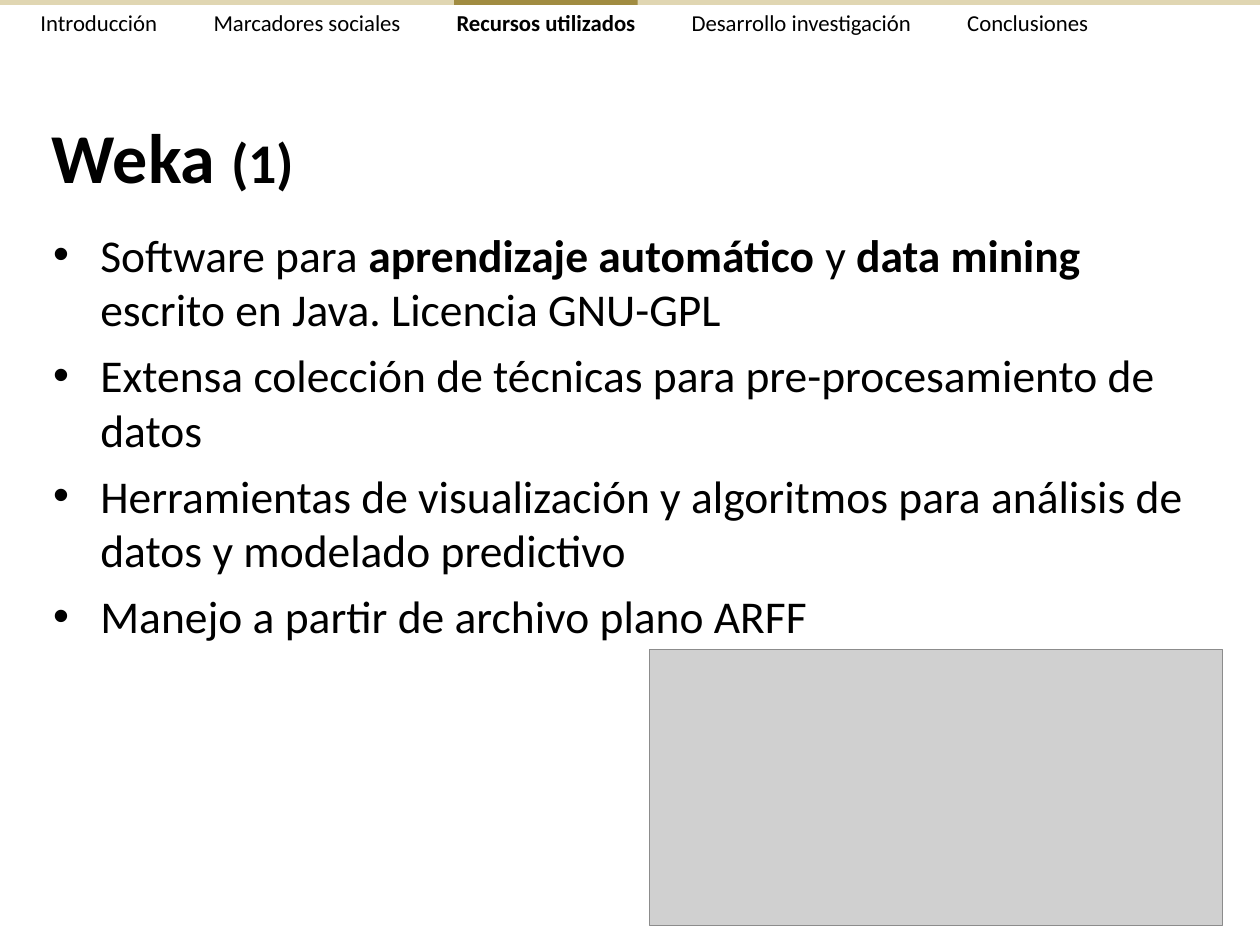
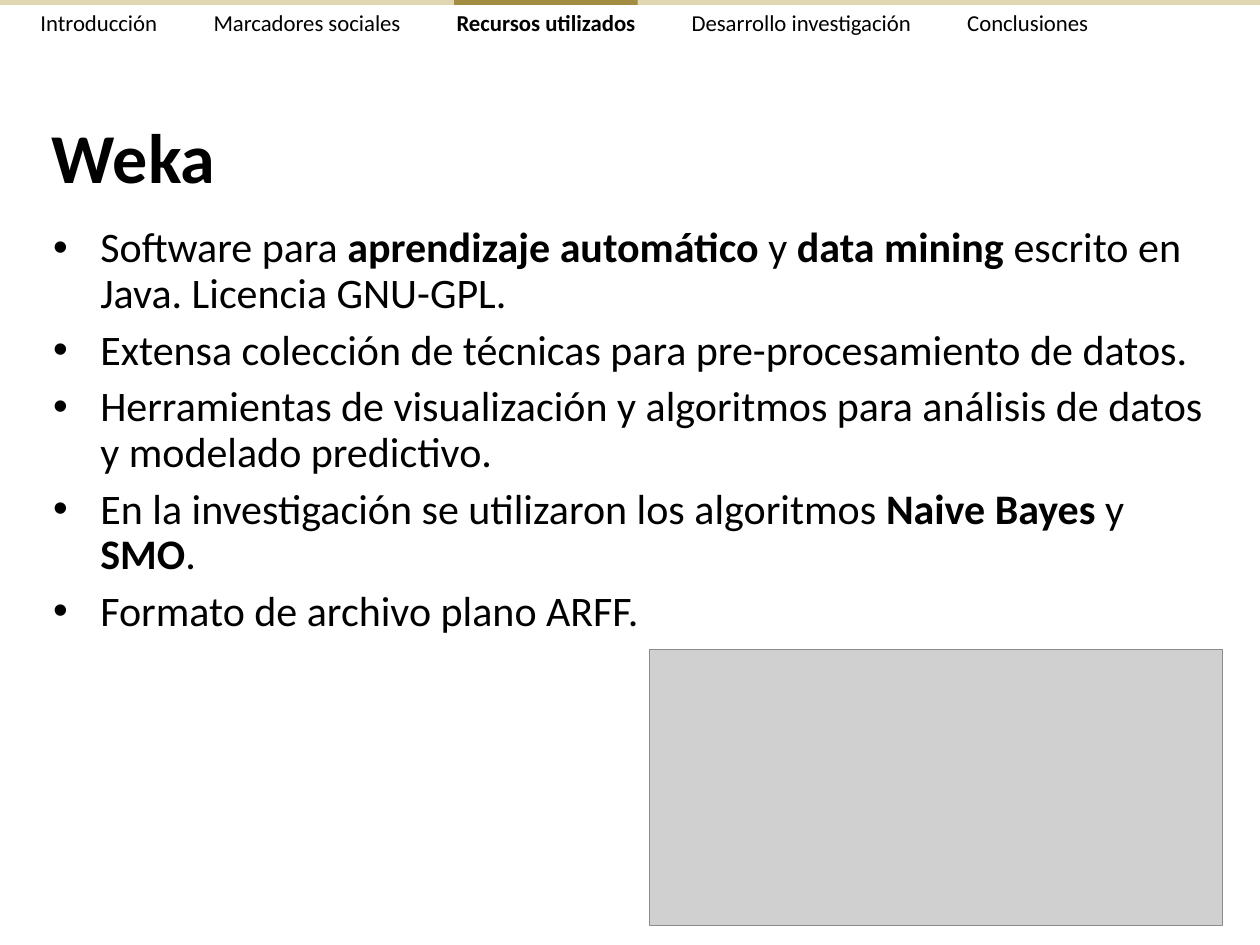
Before and after one commit to ak907kenai/nicotournetesis, a slide deck: slide 16 of docs_trunk/Presentación/Nicolás Tourné - Presentación Tesis (v2.3).ppt (slide 17 before the commit). Drawn at 1260x945 pixels with LibreOffice and Linux fonts; fonts in the diff are those of the drawing; grey boxes stand for pictures. Boxes give left, top, right and bottom in pixels: in the first picture for what was removed or moved away, otherwise in the second. Text is boxed around its words. In the diff, an @@ line names an element or a change of style, - is before the commit and + after.

```diff
--- a/docs_trunk/Presentación/Nicolás Tourné - Presentación Tesis (v2.3).ppt
+++ b/docs_trunk/Presentación/Nicolás Tourné - Presentación Tesis (v2.3).ppt
@@ title at [52, 134, 215, 184]: text changed @@
-Weka (1)
+Weka
@@ text at [100, 232, 1202, 633]: text changed; size 26 to 24.1 pt @@
-• Software para aprendizaje automático y data mining escrito en Java. Licencia GNU-GPL
-• Extensa colección de técnicas para pre-procesamiento de datos
-• Herramientas de visualización y algoritmos para análisis de datos y modelado predictivo
-• Manejo a partir de archivo plano ARFF
+• Software para aprendizaje automático y data mining escrito en Java. Licencia GNU-GPL.
+• Extensa colección de técnicas para pre-procesamiento de datos.
+• Herramientas de visualización y algoritmos para análisis de datos y modelado predictivo.
+• En la investigación se utilizaron los algoritmos Naive Bayes y SMO.
+• Formato de archivo plano ARFF.
```
Also in this commit, not shown: 23 other slides changed, 11 slides removed, 1 other file.
